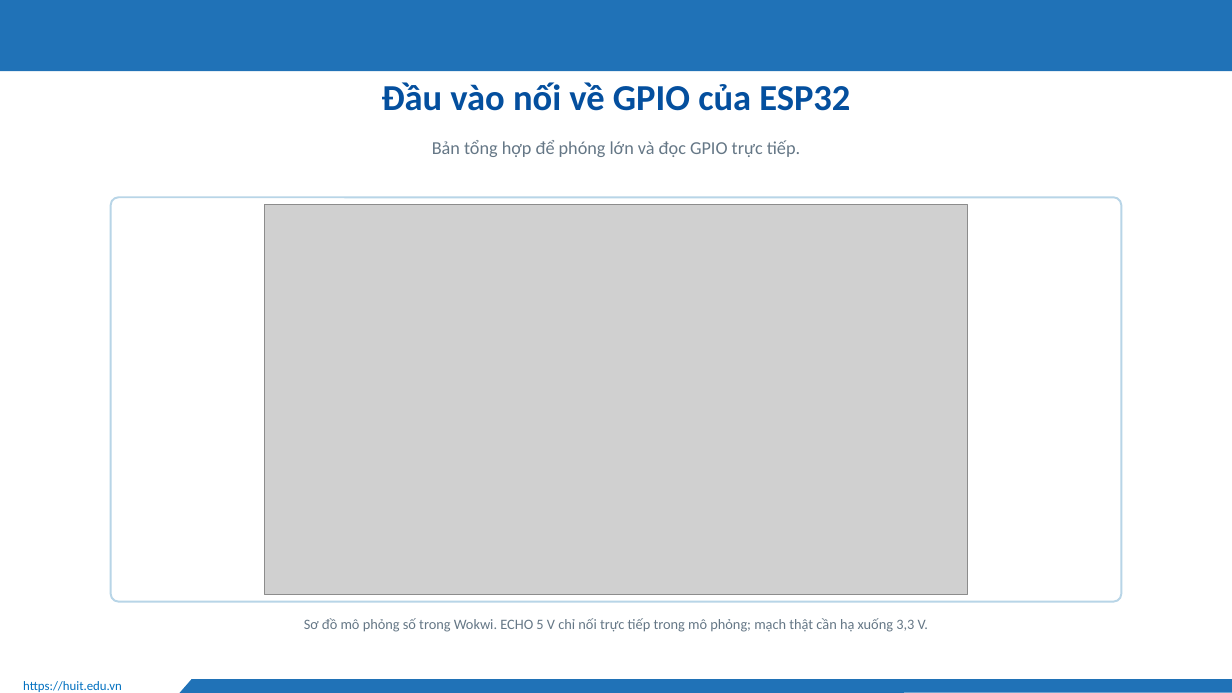
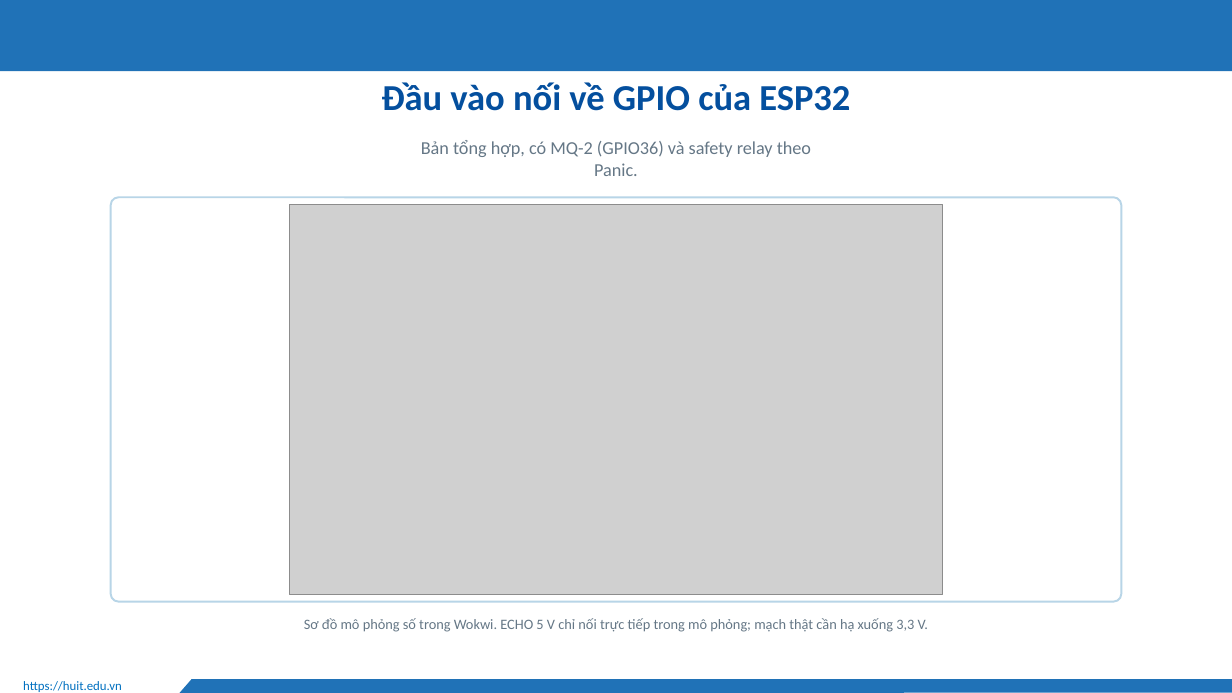
Before and after one commit to Huuloc123456/khoguard-iot, a slide deck: slide 11 of docs/slides/KhoGuard-thuyet-trinh.pptx (slide 10 before the commit). Drawn at 1232x693 pixels with LibreOffice and Linux fonts; fonts in the diff are those of the drawing; grey boxes stand for pictures; background and template pictures are left out. Boxes give left, top, right and bottom in pixels: in the first picture for what was removed or moved away, otherwise in the second. Text is boxed around its words. In the diff, an @@ line names an element or a change of style, - is before the commit and + after.

```diff
--- a/docs/slides/KhoGuard-thuyet-trinh.pptx
+++ b/docs/slides/KhoGuard-thuyet-trinh.pptx
@@ text at (x1=421, y1=140, x2=811, y2=176): text changed @@
-Bản tổng hợp để phóng lớn và đọc GPIO trực tiếp.
+Bản tổng hợp, có MQ-2 (GPIO36) và safety relay theo Panic.
@@ picture resized from (x1=265, y1=204, x2=968, y2=595) to (x1=289, y1=204, x2=943, y2=595) @@
```
Also in this commit, not shown: 17 other slides changed, 4 slides added, 7 other files.
